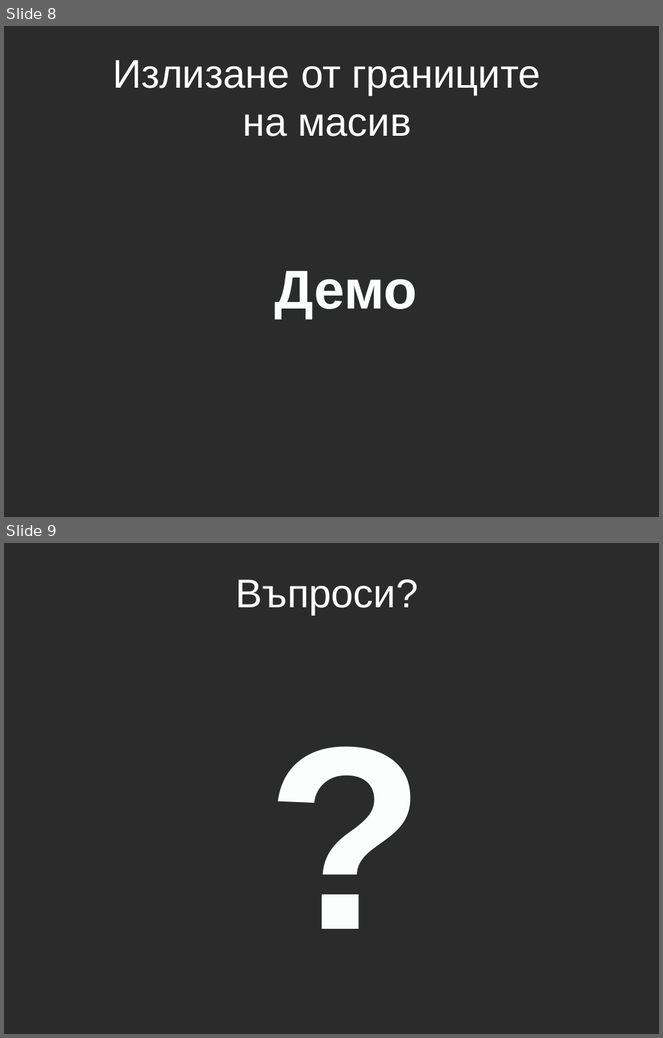
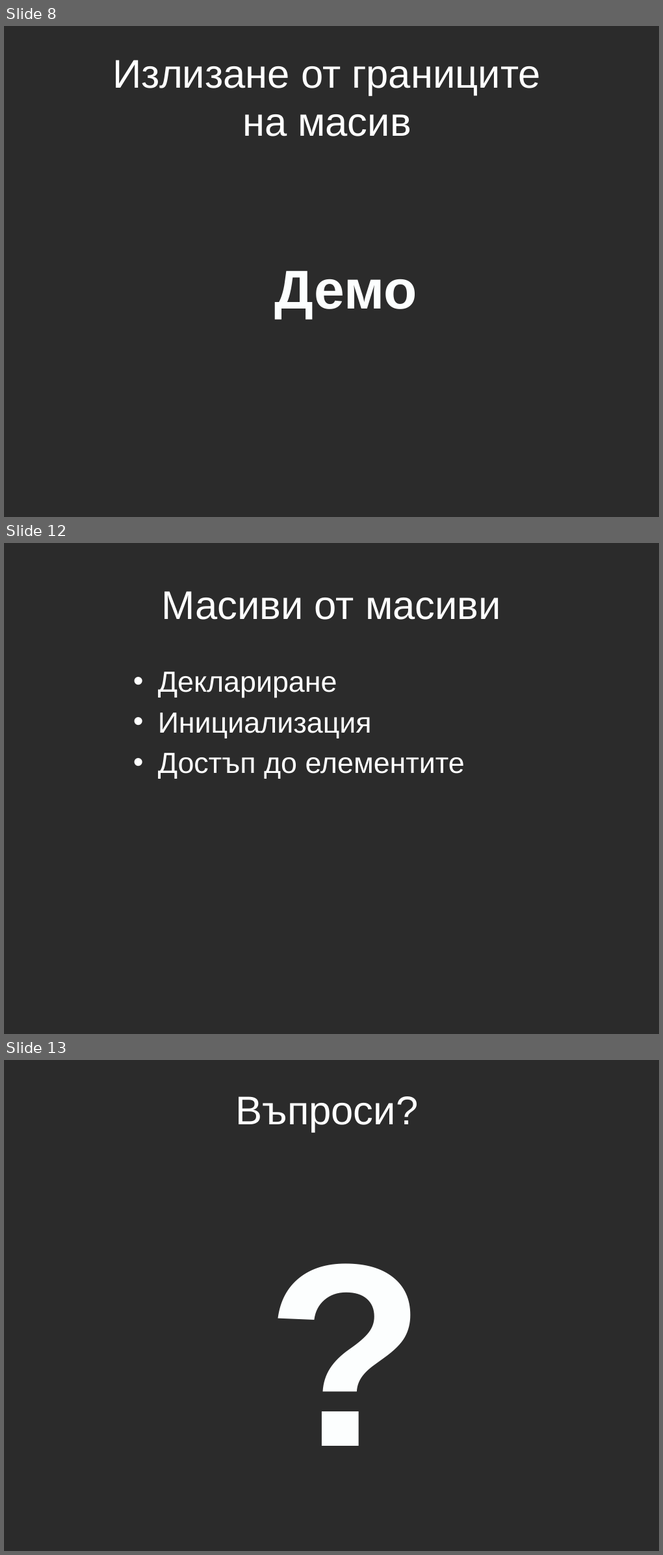
Before and after one commit to aslv/1300ruc, a slide deck: Lection4/Lecture4.pptx. Shown one above the other, each under a label of ours: slides 8 and 9 before the commit, slides 8, 12 and 13 after it; the slides between them are not shown. The pictures are 663x1038 and 663x1555 pixels, drawn with LibreOffice and Linux fonts; fonts in the diff are those of the drawing; background and template pictures are left out; a plain dark background stands for a picture behind light text. Boxes give left, top, right and bottom in pixels: in the first picture for what was removed or moved away, otherwise in the second. Text is boxed around its words. In the diff, an @@ line names an element or a change of style, - is before the commit and + after.

```diff
--- a/Lection4/Lecture4.pptx
+++ b/Lection4/Lecture4.pptx
@@ slide 12 added at box(4, 543, 659, 1034), background picture (left out) @@
@@ title added at box(161, 591, 501, 620), 44 pt, text #FFFFFF @@
+Масиви от масиви
@@ text added at box(158, 672, 465, 779), 32 pt, text #FFFFFF @@
+• Деклариране
+• Инициализация
+• Достъп до елементите
@@ what was slide 9 is now slide 13 @@
```
Also in this commit, not shown: 3 other slides added, 4 other files.
